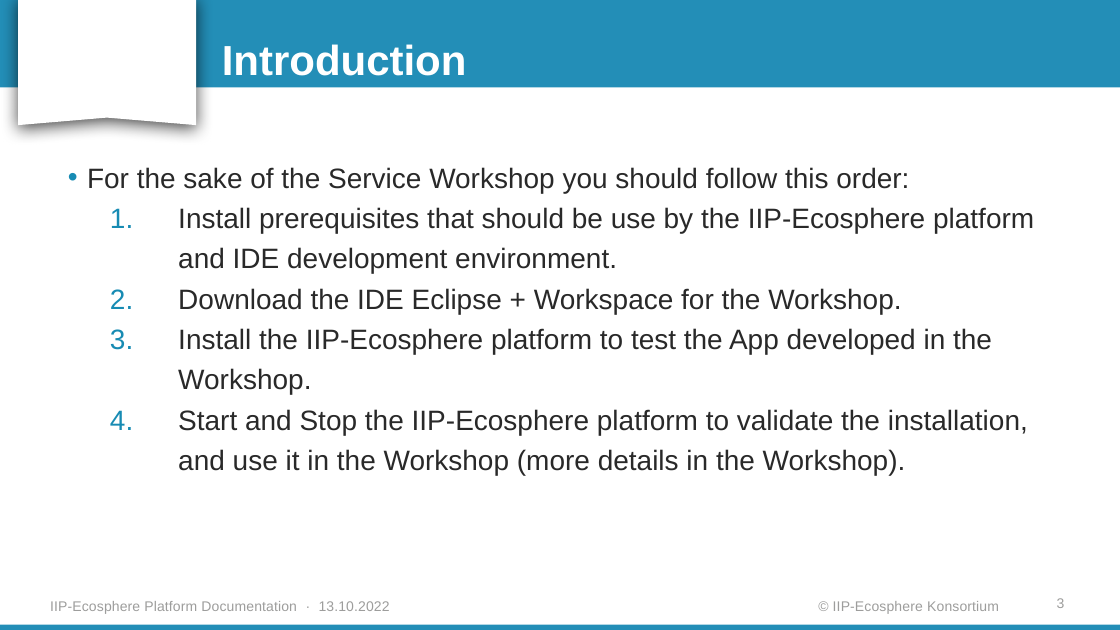
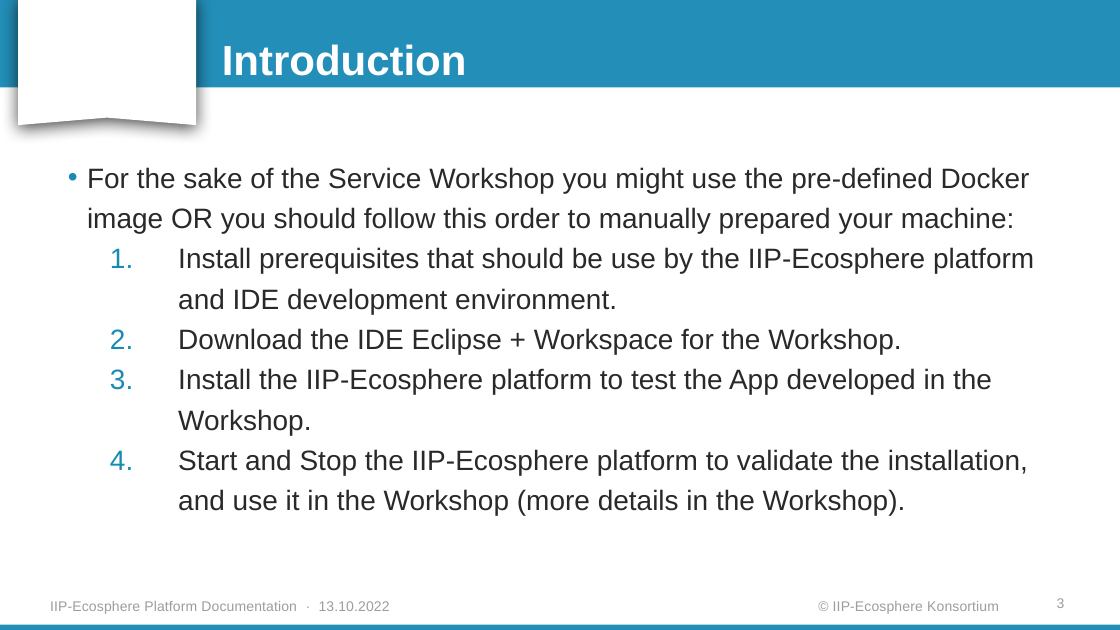
Before and after one commit to iip-ecosphere/platform, a slide deck: slide 3 of platform/documentation/Platform_Installation_Guide_for_Linux.pptx. Drawn at 1120x630 pixels with LibreOffice and Linux fonts; fonts in the diff are those of the drawing; background and template pictures are left out. Boxes give left, top, right and bottom in pixels: in the first picture for what was removed or moved away, otherwise in the second. Text is boxed around its words. In the diff, an @@ line names an element or a change of style, - is before the commit and + after.

Commit message:
Update the installation guide
The pre-defined Docker image and the full manual installation

```diff
--- a/platform/documentation/Platform_Installation_Guide_for_Linux.pptx
+++ b/platform/documentation/Platform_Installation_Guide_for_Linux.pptx
@@ text at box(87, 167, 1030, 233): text changed @@
-• For the sake of the Service Workshop you should follow this order:
+• For the sake of the Service Workshop you might use the pre-defined Docker image OR you should follow this order to manually prepared your machine:
```
Also in this commit, not shown: 11 other slides changed, 7 slides added, 1 slide removed, 3 other files.
